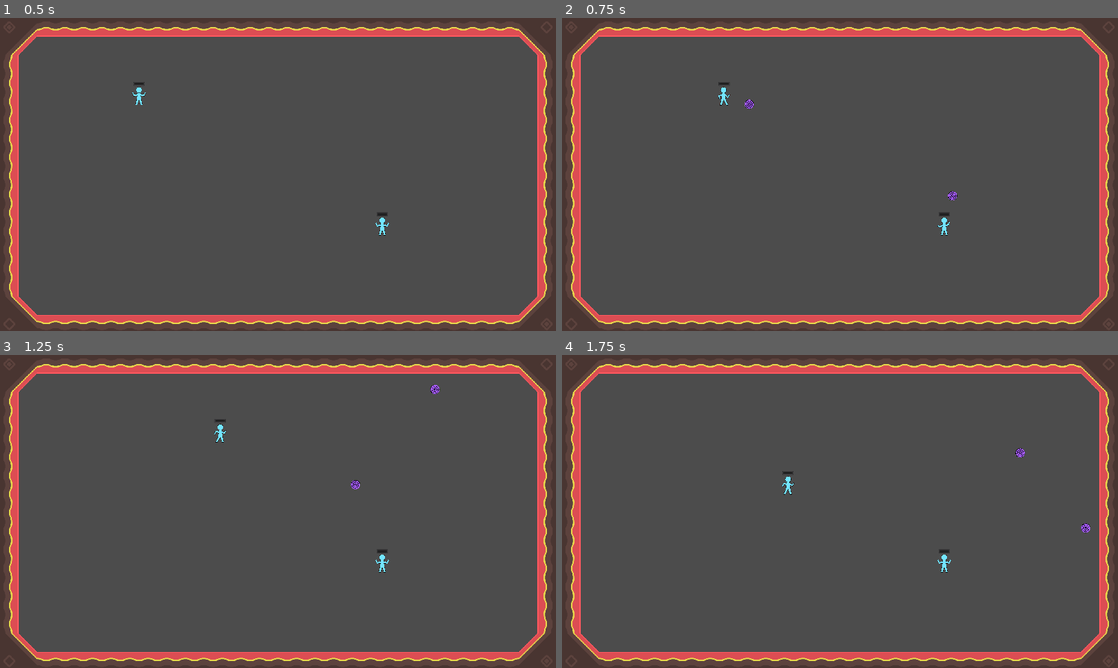
Above: before the commit, frames 1-4 (two rows, left to right).
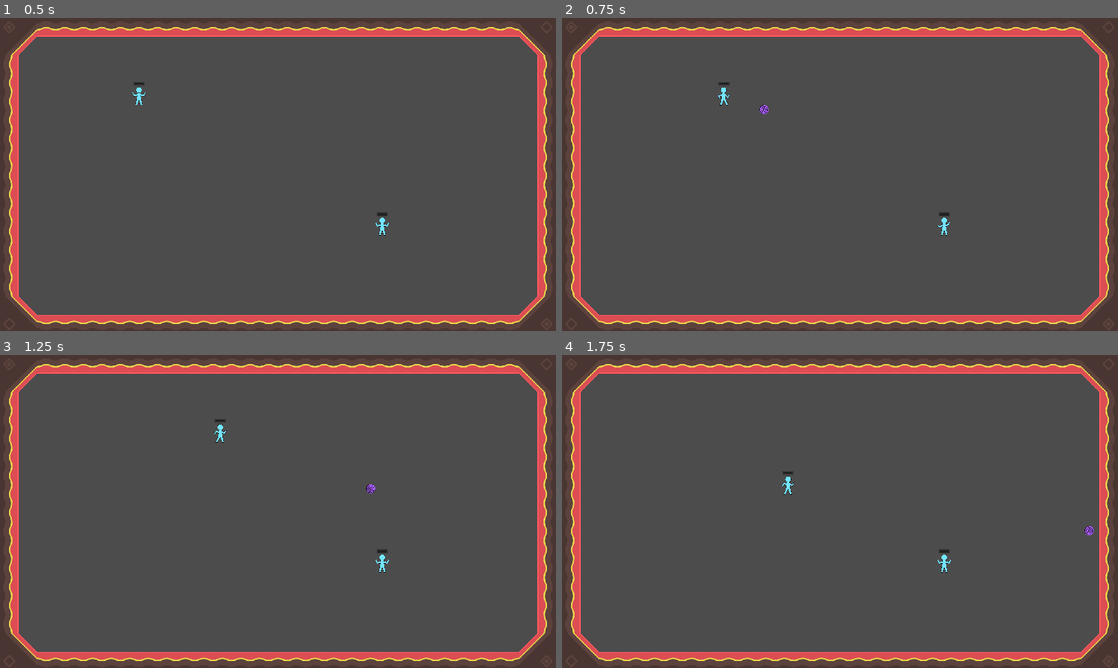
Above: after the commit, the same moments.

Repository: Reituag/DiscoBowl
Game: Godot game, scene res://Sources/Main.tscn
Same seed, same stepped clock (60 frames per second), same inputs: the game is played once before the commit and once after it.
Inputs (mouse positions are in pixels of both pictures, inside the frame that each line leads up to):
- Up to frame 1 (0.5 s): no input
- Up to frame 2 (0.75 s): move the mouse to (962, 158) at 0.52 s; hold Right (move_right_kb) from 0.53 s (still down); tap Space (ui_attack) at 0.6 s; click (962, 158) at 0.67 s
- Up to frame 3 (1.25 s): keep holding Right (move_right_kb)
- Up to frame 4 (1.75 s): move the mouse to (728, 527) at 1.27 s; release Right (move_right_kb) at 1.28 s; hold Down (move_down_kb) from 1.28 s (still down); tap Space (ui_attack) at 1.35 s; click (728, 527) at 1.42 s

Frame 1 is identical in both runs. In frame 2, 0.1% of the frame differs, in the area x 32-72%, y 26-59%; in frame 3, 0.1%, in the area x 63-80%, y 9-45%; in frame 4, less than 0.1%.

Commit message:
Shoot action handle addition
Addition of a 'shoot' action on controller (keyboard and joypad)
Memorization of action names in joypadcontroller
Addition of aiming direction computation (keyboard only)

Diff:
--- a/Project/Sources/Character/Character.gd
+++ b/Project/Sources/Character/Character.gd
@@ -61,11 +61,11 @@
 	#######################
 
 	# Get aiming direction
-	var aim_direction = get_viewport().get_mouse_position() - global_position
+	var aim_direction = myController.get_aim_direction()
 	var disk_pop_position = $OriginDiskPop/DiskPop.global_position - global_position
 	$OriginDiskPop.rotate(disk_pop_position.angle_to(aim_direction))
 
-	if Input.is_action_just_released("ui_attack") and has_disk:
+	if myController.is_shooting and has_disk:
 		# Disk creation
 		myDisk = Disk.instance()
 		# Throw disk
@@ -91,13 +91,15 @@
 		catch_disk(hitting_body)
 	else:
 		receive_damage(damage_amount)
+		hitting_body.destroy()
 
 func receive_damage(damage_amount):
 	if current_life - damage_amount <= 0:
 		emit_signal("die")
+		current_life = 0
 	else:
 		current_life -= damage_amount
-		$LifeBar.value = current_life
+	$LifeBar.value = current_life
 
 func catch_disk(_disk):
 	myDisk.destroy()
--- a/Project/Sources/Character/JoypadCharacterController.gd
+++ b/Project/Sources/Character/JoypadCharacterController.gd
@@ -3,6 +3,13 @@
 class_name JoypadCharacterController
 
 var myDevice = -1
+var is_shooting = false
+
+var shoot_n
+var mv_up_n
+var mv_down_n
+var mv_left_n
+var mv_right_n
 
 # Actions and events configuration
 func config(deviceIndex: int):
@@ -11,78 +18,98 @@
 	##########################
 	# move up : axis & d-pad #
 	##########################
-	InputMap.add_action("move_up_{n}".format({'n':myDevice}))
+	mv_up_n = "move_up_{n}".format({'n':myDevice})
+	InputMap.add_action(mv_up_n)
 	# Directionnal pad
 	var mv_up_dpad = InputEventJoypadButton.new()
 	mv_up_dpad.device = myDevice
 	mv_up_dpad.button_index = JOY_DPAD_UP
-	InputMap.action_add_event("move_up_{n}".format({'n':myDevice}), mv_up_dpad)
+	InputMap.action_add_event(mv_up_n, mv_up_dpad)
 	# Analog stick
 	var mv_up_axis = InputEventJoypadMotion.new()
 	mv_up_axis.device = myDevice
 	mv_up_axis.axis = JOY_AXIS_1
 	mv_up_axis.axis_value = -0.5
-	InputMap.action_add_event("move_up_{n}".format({'n':myDevice}), mv_up_axis)
+	InputMap.action_add_event(mv_up_n, mv_up_axis)
 
 	############################
 	# move down : axis & d-pad #
 	############################
-	InputMap.add_action("move_down_{n}".format({'n':myDevice}))
+	mv_down_n = "move_down_{n}".format({'n':myDevice})
+	InputMap.add_action(mv_down_n)
 	# Directionnal pad
 	var mv_down_dpad = InputEventJoypadButton.new()
 	mv_down_dpad.device = myDevice
 	mv_down_dpad.button_index = JOY_DPAD_DOWN
-	InputMap.action_add_event("move_down_{n}".format({'n':myDevice}), mv_down_dpad)
+	InputMap.action_add_event(mv_down_n, mv_down_dpad)
 	# Analog stick
 	var mv_down_axis = InputEventJoypadMotion.new()
 	mv_down_axis.device = myDevice
 	mv_down_axis.axis = JOY_AXIS_1
 	mv_down_axis.axis_value = 0.5
-	InputMap.action_add_event("move_down_{n}".format({'n':myDevice}), mv_down_axis)
+	InputMap.action_add_event(mv_down_n, mv_down_axis)
 
 	############################
 	# move left : axis & d-pad #
 	############################
-	InputMap.add_action("move_left_{n}".format({'n':myDevice}))
+	mv_left_n = "move_left_{n}".format({'n':myDevice})
+	InputMap.add_action(mv_left_n)
 	# Directionnal pad
 	var mv_left_dpad = InputEventJoypadButton.new()
 	mv_left_dpad.device = myDevice
 	mv_left_dpad.button_index = JOY_DPAD_LEFT
-	InputMap.action_add_event("move_left_{n}".format({'n':myDevice}), mv_left_dpad)
+	InputMap.action_add_event(mv_left_n, mv_left_dpad)
 	# Analog stick
 	var mv_left_axis = InputEventJoypadMotion.new()
 	mv_left_axis.device = myDevice
 	mv_left_axis.axis = JOY_AXIS_0
 	mv_left_axis.axis_value = -0.5
-	InputMap.action_add_event("move_left_{n}".format({'n':myDevice}), mv_left_axis)
+	InputMap.action_add_event(mv_left_n, mv_left_axis)
 
 	#############################
 	# move right : axis & d-pad #
 	#############################
-	InputMap.add_action("move_right_{n}".format({'n':myDevice}))
+	mv_right_n = "move_right_{n}".format({'n':myDevice})
+	InputMap.add_action(mv_right_n)
 	# Directionnal pad
 	var mv_right_dpad = InputEventJoypadButton.new()
 	mv_right_dpad.device = myDevice
 	mv_right_dpad.button_index = JOY_DPAD_RIGHT
-	InputMap.action_add_event("move_right_{n}".format({'n':myDevice}), mv_right_dpad)
+	InputMap.action_add_event(mv_right_n, mv_right_dpad)
 	# Analog stick
 	var mv_right_axis = InputEventJoypadMotion.new()
 	mv_right_axis.device = myDevice
 	mv_right_axis.axis = JOY_AXIS_0
 	mv_right_axis.axis_value = 0.5
-	InputMap.action_add_event("move_right_{n}".format({'n':myDevice}), mv_right_axis)
+	InputMap.action_add_event(mv_right_n, mv_right_axis)
+
+	#########################
+	# Shoot : Right trigger #
+	#########################
+	shoot_n = "shoot_{n}".format({'n':myDevice})
+	InputMap.add_action(shoot_n)
+	var shoot_bt = InputEventJoypadButton.new()
+	shoot_bt.device = myDevice
+	shoot_bt.button_index = JOY_BUTTON_7
+	InputMap.action_add_event(shoot_n, shoot_bt)
 
 # Actions handling. This function should be called in _physic_process in the
 #  controlled character
 # Returns a normalized vector
 func get_input() -> Vector2:
 	var velocity = Vector2()
-	if Input.is_action_pressed("move_right_{n}".format({'n':myDevice})):
+	if Input.is_action_pressed(mv_right_n):
 		velocity.x += 1
-	if Input.is_action_pressed("move_left_{n}".format({'n':myDevice}) ):
+	if Input.is_action_pressed(mv_left_n):
 		velocity.x -= 1
-	if Input.is_action_pressed("move_down_{n}".format({'n':myDevice}) ):
+	if Input.is_action_pressed(mv_down_n):
 		velocity.y += 1
-	if Input.is_action_pressed("move_up_{n}".format({'n':myDevice})   ):
+	if Input.is_action_pressed(mv_up_n):
 		velocity.y -= 1
 	return velocity.normalized()
+
+
+func get_aim_direction() -> Vector2:
+	var dir = Vector2(-1.0, -1.0)
+	is_shooting = Input.is_action_pressed(shoot_n)
+	return dir.normalized()
--- a/Project/Sources/Character/KeyboardCharacterController.gd
+++ b/Project/Sources/Character/KeyboardCharacterController.gd
@@ -1,6 +1,8 @@
 extends Node
 # This class allows to auto-define character controls with the keyboard and mouse
 class_name KeyboardCharacterController
+
+var is_shooting = false
 
 # Actions handling. This function should be called in _physic_process in the
 #  controlled character
@@ -16,6 +18,11 @@
 	if Input.is_action_pressed("move_up_kb"   ):
 		velocity.y -= 1
 	return velocity.normalized()
+
+func get_aim_direction() -> Vector2:
+	var dir = get_viewport().get_mouse_position() - get_parent().global_position
+	is_shooting = Input.is_action_pressed("shoot_kb")
+	return dir.normalized()
 
 # Actions and events configuration
 func config(kb_type = 'azerty'):
@@ -74,3 +81,16 @@
 	var mv_right_letter = InputEventKey.new()
 	mv_right_letter.scancode = keymap[kb_type][3]
 	InputMap.action_add_event("move_right_kb", mv_right_letter)
+
+	##############################
+	# Shoot : space & left-click #
+	##############################
+	InputMap.add_action("shoot_kb")
+	# space
+	var shoot_space = InputEventKey.new()
+	shoot_space.scancode = KEY_SPACE
+	InputMap.action_add_event("shoot_kb", shoot_space)
+	# Left-click
+	var shoot_click = InputEventMouseButton.new()
+	shoot_click.button_index = BUTTON_LEFT
+	InputMap.action_add_event("shoot_kb", shoot_click)
